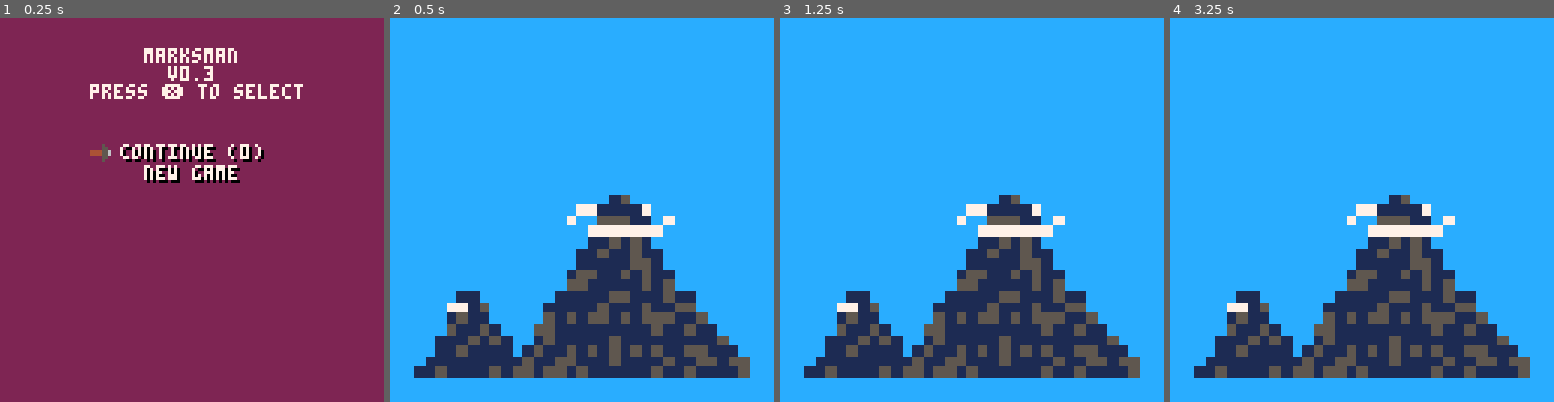
Above: before the commit, frames 1-4 (left to right).
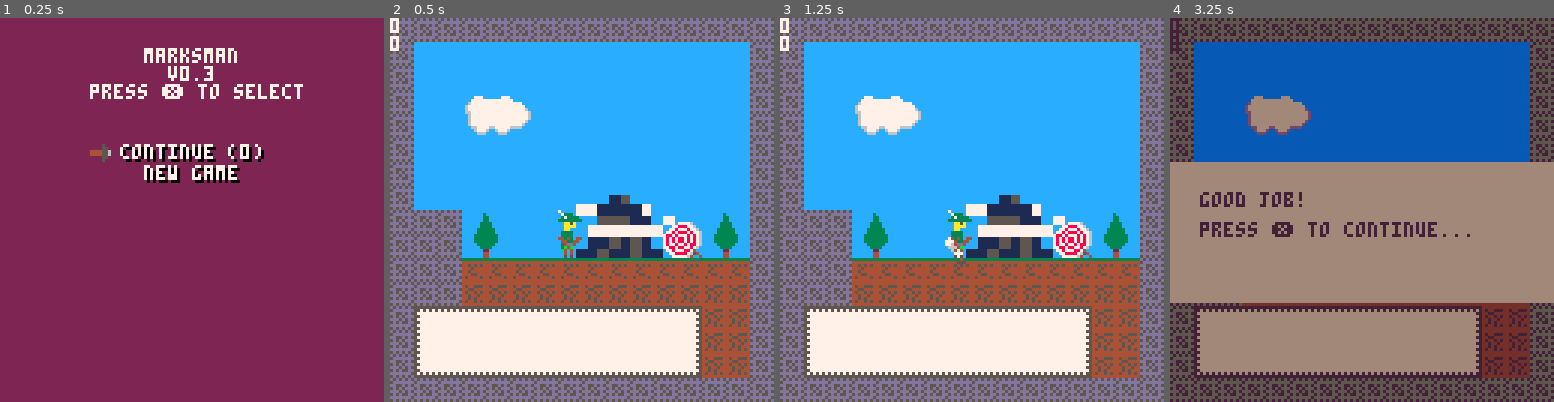
Above: after the commit, the same moments.

Repository: tupini07/games
Game: PICO-8 cartridge marksman-p/marksman.p8
Same seed, same stepped clock (60 frames per second), same inputs: the game is played once before the commit and once after it.
Inputs:
- Up to frame 1 (0.25 s): no input
- Up to frame 2 (0.5 s): tap X (X key) at 0.33 s
- Up to frame 3 (1.25 s): tap O (Z key) at 0.7 s; tap X (X key) at 1.07 s
- Up to frame 4 (3.25 s): hold Right 1.6-2.1 s; tap O (Z key) every 0.4 s from 1.7 to 2.9 s; tap X (X key) at 1.85, 2.97 s; hold Up 2.15-2.42 s; hold Right 2.47-3.03 s; hold Left from 3.08 s (still down)

Frame 1 is identical in both runs. In frame 2, 55% of the frame differs, in the area x 0-100%, y 0-100%; in frame 3, 55%; in frame 4, 100%.

Commit message:
some lvls

Diff:
--- a/marksman-p/marksman.p8
+++ b/marksman-p/marksman.p8
@@ -87,6 +87,7 @@
 PLAYER_ORIGINAL_POS_IN_LVL = {x = 0, y = 0}
 
 local function level_reset()
+    ARROWS = {}
     PLAYER.x = PLAYER_ORIGINAL_POS_IN_LVL.x
     PLAYER.y = PLAYER_ORIGINAL_POS_IN_LVL.y
     player.reset_for_new_level()
@@ -96,7 +97,7 @@
     spring.init()
     spikes.init()
     map.replace_entities(SAVE_DATA.current_level)
-    camera_utils.focus_section(SAVE_DATA.current_level) -- need to move this to a level manager
+    camera_utils.focus_section(SAVE_DATA.current_level)
     player.reset_for_new_level()
 end
 
@@ -221,8 +222,12 @@
     spring.draw()
     spikes.draw()
     particles.draw()
+    if level_done and show_lost_banner then level_lost_draw() end
     if level_done and show_win_banner then level_win_draw() end
-    if level_done and show_lost_banner then level_lost_draw() end
+
+    local p = map.get_game_space_coords_for_current_lvl()
+    print(p.x, p.x, p.y)
+    print(p.y)
 end
 
 return {init = init, update = update, draw = draw}
@@ -239,13 +244,16 @@
     -- first we get 0 indexed coordinates for the "block" which
     -- is the level
 
-    -- 16 levels per row in map editor
-    local map_row = flr(level_num / 16)
-
-    --  8 levels per column in map editor
-    local map_column = (level_num % 16) - 1
-
-    return {x = map_column * 16, y = map_row * 16}
+    -- 8 levels per row in map editor
+    local map_row = flr(level_num / 8)
+
+    --  4 levels per column in map editor
+    local map_column = (level_num % 4) - 1
+
+    local mx = max(0, (map_column * 16) - 1)
+    local my = max(0, (map_row * 16) - 1)
+
+    return {x = mx, y = my}
 end
 
 --- @return Vector
@@ -789,6 +797,8 @@
     end,
     reset_for_new_level = function()
         PLAYER.dir = 1
+        PLAYER.dx = 0
+        PLAYER.dy = 0
         PLAYER.is_dead = false
         BOW.x = PLAYER.x
         BOW.y = PLAYER.y + 4
@@ -1225,13 +1235,16 @@
     -- first we get 0 indexed coordinates for the "block" which
     -- is the level
 
-    -- 16 levels per row in map editor
-    local map_row = flr(level_num / 16)
-
-    --  8 levels per column in map editor
-    local map_column = (level_num % 16) - 1
-
-    return {x = map_column * 16, y = map_row * 16}
+    -- 8 levels per row in map editor
+    local map_row = flr(level_num / 8)
+
+    --  4 levels per column in map editor
+    local map_column = (level_num % 4) - 1
+
+    local mx = max(0, (map_column * 16) - 1)
+    local my = max(0, (map_row * 16) - 1)
+
+    return {x = mx, y = my}
 end
 
 --- @return Vector
@@ -1329,6 +1342,13 @@
             print("them you will")
             print("spontaneously")
             print("combust")
+        end
+
+        if SAVE_DATA.current_level == 8 then
+            cursor(lvl_pos.x + 12, 14)
+            color(5)
+            print("lets test your")
+            print("reflexes")
         end
     end
 }
@@ -1766,36 +1786,164 @@
 0000000000000000000000000000000000000000000000000000000000000000000000000000000000000000000000000000000000000000000000000000000000000000000000000000000000000000000000000000000000000000000000000000000000000000000000000000000000000000000000000000000000000000
 __map__
 1111111111111111111111111111111111111111111111111111111111111111111111111111111111111111111111111111111111111111111111111111111111111111111111111111111111111111111111111111111111111111111111111111111111111111111111111111111111111111111111111111111111111111
-1100000000000000000000000000001111343535353535353535360000000011110000000000000000000000000000111134353535353535353536000000001111000000343535353535353535353611110000000000000000000000000000111100000000000000000000000000001111000000000000000000000000000011
-1100000000000000000000000000001111444545454545454545460000000011110000000000000000000000000000111144454545454545454546000000001111000000444545454545454545454611110000000000000000000000000000111100000000000000000000000000001111000000000000000000000000000011
-1100005d5e5f0000000000000000001111545555555555555555565a5b5c0011115e5f000000000000000000003900111154555555555555555556000000001111000000444545454545454545454611110000000000000000000000000000111100000000000000000000000000001111000000000000000000000000000011
-1100006d6e6f0000000000000000001111000000000000000000006a6b6c0011116e6f000000000000000000000000111100006a6b6c00000000000000000011113a0000444545454545454545454611110000000000000000000000000000111100000000000000000000000000001111000000000000000000000000000011
-1100000000000000000000000000001111005d5e5f00000000000000000000111100000000000000111111111111111111000000000000000000005d5e5f001111000000545555555555555555555611110000000000000000000000000000111100000000000000000000000000001111000000000000000000000000000011
-1100000000000000000000000000001111006d6e6f00000000000000000000111100000000000000110000000000001111000000000000000000006d6e6f001111111100000000000000000000000011110000000000000000000000000000111100000000000000000000000000001111000000000000000000000000000011
-1100000000000000000000000000001111000000000000000000000000000011110000000000000011000000005a5b111100000000000000000000000000001111110000000000000000000000000011110000000000000000000000000000111100000000000000000000000000001111000000000000000000000000000011
-1111115758000003000000390057581111000000000000000000000000390011110000000000002511000000006a6b111128000000000000000000000000001111000000000000000000000000000011110000000000000000000000000000111100000000000000000000000000001111000000000000000000000000000011
-1111116768000000000000000067681111000000000000000000000000000011110000000011111111000000000000111100000000000000000000000000001111000000000000000000000000000011110000000000000000000000000000111100000000000000000000000000001111000000000000000000000000000011
-1111110101010101010101010101011111000000000000000000000000111111110000000011343535353535353536111100000000000000000000000000001111000000000000000000000000000011110000000000000000000000000000111100000000000000000000000000001111000000000000000000000000000011
-11111102020202020202020202020211110000000000000000000000000000111100000000114445454545454545461111000000000000000011111100002c1111000000000000000000000000000011110000000000000000000000000000111100000000000000000000000000001111000000000000000000000000000011
-1134353535353535353535353602021111000000000000000000000000000011110300000011444545454545454546111157585758000000390011000000001111000000000000000000000000000011110000000000000000000000000000111100000000000000000000000000001111000000000000000000000000000011
-1144454545454545454545454602021111000003000000000000000000000011110000002511545555555555555556111167686768000000000011030000001111000300000000000000000100000011110000000000000000000000000000111100000000000000000000000000001111000000000000000000000000000011
-1154555555555555555555555602021111000000000000000000000000000011110101010101010101010101010101111101010101010101010111000000001111000000002500474747470247474711110000000000000000000000000000111100000000000000000000000000001111000000000000000000000000000011
+11000000000000000000000000000011113435353535353535353600000000111100000000000000000000000000001111343535353535353535360000000011110000003435353535353535353536111100000000000000000000000000001111002b0000000000002b00000000001111343535353535353600000000000011
+110000000000000000000000000000111144454545454545454546000000001111000000000000000000000000000011114445454545454545454600000000111100000044454545454545454545461111000000000000000000005d5e5f001111005d5e5f000000000000000000001111444545454545454600000000000011
+1100005d5e5f0000000000000000001111545555555555555555565a5b5c0011115e5f00000000000000000000390011115455555555555555555600000000111100000044454545454545454545461111000000000000000000006d6e6f001111286d6e6f000000000000000000001111545555555555555600000000000011
+1100006d6e6f0000000000000000001111000000000000000000006a6b6c0011116e6f000000000000000000000000111100006a6b6c00000000000000000011113a00004445454545454545454546111100005a5b5c000000000000000000111100000000000000000000000000001111000000000000000000000000000011
+1100000000000000000000000000001111005d5e5f00000000000000000000111100000000000000111111111111111111000000000000000000005d5e5f0011110000005455555555555555555556111100006a6b6c0000000000000000001111000000250000005a5b5c000000001111000000000000000000000000000011
+1100000000000000000000000000001111006d6e6f00000000000000000000111100000000000000110000000000001111000000000000000000006d6e6f0011111111000000000000000000000000111100000000000000000000000000001111111111111111006a6b6c000039001111000000000000000000000000000011
+1100000000000000000000000000001111000000000000000000000000000011110000000000000011000000005a5b111100000000000000000000000000001111110000000000000000000000000011110000000000111111000000000000111100000000000000000000000000001111000000000000000011111111111111
+1111115758000003000000390057581111000000000000000000000000390011110000000000002511000000006a6b1111280000000000000000000000000011110000000000000000000000000000111100000000001100000000000039001111000000000000000000002c1111111111000000000000000011373737373711
+1111116768000000000000000067681111000000000000000000000000000011110000000011111111000000000000111100000000000000000000000000001111000000000000000000000000000011110000000000110011000000000000111100000000000000000000000000001111000000000000000011003a00000011
+1111110101010101010101010101011111000000000000000000000000111111110000000011343535353535353536111100000000000000000000000000001111000000000000000000000000000011110000000000110011000000111111111100000000000000000000000000001111000000000000000011000000000011
+11111102020202020202020202020211110000000000000000000000000000111100000000114445454545454545461111000000000000000011111100002c1111000000000000000000000000000011110000000000110011000000001111111100000000000000000000000000001111000000000000000011111111000011
+1134353535353535353535353602021111000000000000000000000000000011110300000011444545454545454546111157585758000000390011000000001111000000000000000000000000000011110000000000110011000000000000111100000000000300000000005758001111000300000000000000000000000011
+1144454545454545454545454602021111000003000000000000000000000011110000002511545555555555555556111167686768000000000011030000001111000300000000000000000100000011110300000000000011000000000000111100640000000000000000006768001111000000000000000064646400002511
+1154555555555555555555555602021111000000000000000000000000000011110101010101010101010101010101111101010101010101010111000000001111000000002500474747470247474711110000474700002511000000000000111101010101010101010101010101011111010101010101010101010101010111
 1111111111111111111111111111111111111111111111111111111111111111111111111111111111111111111111111111111111111111111111111111111111111111111111111111111111111111111111111111111111111111111111111111111111111111111111111111111111111111111111111111111111111111
 1111111111111111111111111111111111111111111111111111111111111111111111111111111111111111111111111111111111111111111111111111111111111111111111111111111111111111111111111111111111111111111111111111111111111111111111111111111111111111111111111111111111111111
 1100000000000000000000000000001111000000000000000000000000000011110000000000000000000000000000111100000000000000000000000000001111000000000000000000000000000011110000000000000000000000000000111100000000000000000000000000001111000000000000000000000000000011
-1100000000000000000000000000001111000000000000000000000000000011110000000000000000000000000000111100000000000000000000000000001111000000000000000000000000000011110000000000000000000000000000111100000000000000000000000000001111000000000000000000000000000011
-1100000000000000000000000000001111000000000000000000000000000011110000000000000000000000000000111100000000000000000000000000001111000000000000000000000000000011110000000000000000000000000000111100000000000000000000000000001111000000000000000000000000000011
-1100000000000000000000000000001111000000000000000000000000000011110000000000000000000000000000111100000000000000000000000000001111000000000000000000000000000011110000000000000000000000000000111100000000000000000000000000001111000000000000000000000000000011
-1100000000000000000000000000001111000000000000000000000000000011110000000000000000000000000000111100000000000000000000000000001111000000000000000000000000000011110000000000000000000000000000111100000000000000000000000000001111000000000000000000000000000011
-1100000000000000000000000000001111000000000000000000000000000011110000000000000000000000000000111100000000000000000000000000001111000000000000000000000000000011110000000000000000000000000000111100000000000000000000000000001111000000000000000000000000000011
-1100000000000000000000000000001111000000000000000000000000000011110000000000000000000000000000111100000000000000000000000000001111000000000000000000000000000011110000000000000000000000000000111100000000000000000000000000001111000000000000000000000000000011
-1100000000000000000000000000001111000000000000000000000000000011110000000000000000000000000000111100000000000000000000000000001111000000000000000000000000000011110000000000000000000000000000111100000000000000000000000000001111000000000000000000000000000011
-1100000000000000000000000000001111000000000000000000000000000011110000000000000000000000000000111100000000000000000000000000001111000000000000000000000000000011110000000000000000000000000000111100000000000000000000000000001111000000000000000000000000000011
-1100000000000000000000000000001111000000000000000000000000000011110000000000000000000000000000111100000000000000000000000000001111000000000000000000000000000011110000000000000000000000000000111100000000000000000000000000001111000000000000000000000000000011
-1100000000000000000000000000001111000000000000000000000000000011110000000000000000000000000000111100000000000000000000000000001111000000000000000000000000000011110000000000000000000000000000111100000000000000000000000000001111000000000000000000000000000011
-1100000000000000000000000000001111000000000000000000000000000011110000000000000000000000000000111100000000000000000000000000001111000000000000000000000000000011110000000000000000000000000000111100000000000000000000000000001111000000000000000000000000000011
-1100000000000000000000000000001111000000000000000000000000000011110000000000000000000000000000111100000000000000000000000000001111000000000000000000000000000011110000000000000000000000000000111100000000000000000000000000001111000000000000000000000000000011
-1100000000000000000000000000001111000000000000000000000000000011110000000000000000000000000000111100000000000000000000000000001111000000000000000000000000000011110000000000000000000000000000111100000000000000000000000000001111000000000000000000000000000011
+1101010000000000000000000000001111000000000000000000000000000011110000000000000000000000000000111100000000000000000000000000001111000000000000000000000000000011110000000000000000000000000000111100000000000000000000000000001111000000000000000000000000000011
+1100010000000000000000000000001111000000000000000000000000000011110000000000000000000000000000111100000000000000000000000000001111000000000000000000000000000011110000000000000000000000000000111100000000000000000000000000001111000000000000000000000000000011
+1100000001000000000000000000001111000000000000000000000000000011110000000000000000000000000000111100000000000000000000000000001111000000000000000000000000000011110000000000000000000000000000111100000000000000000000000000001111000000000000000000000000000011
+1100000101010000000000000000001111000000000000000000000000000011110000000000000000000000000000111100000000000000000000000000001111000000000000000000000000000011110000000000000000000000000000111100000000000000000000000000001111000000000000000000000000000011
+1100000000010100000000000000001111000000000000000000000000000011110000000000000000000000000000111100000000000000000000000000001111000000000000000000000000000011110000000000000000000000000000111100000000000000000000000000001111000000000000000000000000000011
+1100000000000101000000000000001111000000000000000000000000000011110000000000000000000000000000111100000000000000000000000000001111000000000000000000000000000011110000000000000000000000000000111100000000000000000000000000001111000000000000000000000000000011
+1100000000000001010000000000001111000000000000000000000000000011110000000000000000000000000000111100000000000000000000000000001111000000000000000000000000000011110000000000000000000000000000111100000000000000000000000000001111000000000000000000000000000011
+1100000000000000010000000000001111000000000000000000000000000011110000000000000000000000000000111100000000000000000000000000001111000000000000000000000000000011110000000000000000000000000000111100000000000000000000000000001111000000000000000000000000000011
+1100000000000000000100000000001111000000000000000000000000000011110000000000000000000000000000111100000000000000000000000000001111000000000000000000000000000011110000000000000000000000000000111100000000000000000000000000001111000000000000000000000000000011
+1100000000000000000101000000001111000000000000000000000000000011110000000000000000000000000000111100000000000000000000000000001111000000000000000000000000000011110000000000000000000000000000111100000000000000000000000000001111000000000000000000000000000011
+1100000000000000000001010100001111000000000000000000000000000011110000000000000000000000000000111100000000000000000000000000001111000000000000000000000000000011110000000000000000000000000000111100000000000000000000000000001111000000000000000000000000000011
+1100000000000000000000000100001111000000000000000000000000000011110000000000000000000000000000111100000000000000000000000000001111000000000000000000000000000011110000000000000000000000000000111100000000000000000000000000001111000000000000000000000000000011
+1100000000000000000000000100011111000000000000000000000000000011110000000000000000000000000000111100000000000000000000000000001111000000000000000000000000000011110000000000000000000000000000111100000000000000000000000000001111000000000000000000000000000011
 1111111111111111111111111111111111111111111111111111111111111111111111111111111111111111111111111111111111111111111111111111111111111111111111111111111111111111111111111111111111111111111111111111111111111111111111111111111111111111111111111111111111111111
 
 
+…(128 lines of a section not shown)…
--- a/marksman-p/src/entities/player.lua
+++ b/marksman-p/src/entities/player.lua
@@ -204,6 +204,8 @@
     end,
     reset_for_new_level = function()
         PLAYER.dir = 1
+        PLAYER.dx = 0
+        PLAYER.dy = 0
         PLAYER.is_dead = false
         BOW.x = PLAYER.x
         BOW.y = PLAYER.y + 4
--- a/marksman-p/src/managers/level_text.lua
+++ b/marksman-p/src/managers/level_text.lua
@@ -32,5 +32,12 @@
             print("spontaneously")
             print("combust")
         end
+
+        if SAVE_DATA.current_level == 8 then
+            cursor(lvl_pos.x + 12, 14)
+            color(5)
+            print("lets test your")
+            print("reflexes")
+        end
     end
 }
--- a/marksman-p/src/states/game_state.lua
+++ b/marksman-p/src/states/game_state.lua
@@ -21,6 +21,7 @@
 PLAYER_ORIGINAL_POS_IN_LVL = {x = 0, y = 0}
 
 local function level_reset()
+    ARROWS = {}
     PLAYER.x = PLAYER_ORIGINAL_POS_IN_LVL.x
     PLAYER.y = PLAYER_ORIGINAL_POS_IN_LVL.y
     player.reset_for_new_level()
@@ -30,7 +31,7 @@
     spring.init()
     spikes.init()
     map.replace_entities(SAVE_DATA.current_level)
-    camera_utils.focus_section(SAVE_DATA.current_level) -- need to move this to a level manager
+    camera_utils.focus_section(SAVE_DATA.current_level)
     player.reset_for_new_level()
 end
 
@@ -155,8 +156,12 @@
     spring.draw()
     spikes.draw()
     particles.draw()
+    if level_done and show_lost_banner then level_lost_draw() end
     if level_done and show_win_banner then level_win_draw() end
-    if level_done and show_lost_banner then level_lost_draw() end
+
+    local p = map.get_game_space_coords_for_current_lvl()
+    print(p.x, p.x, p.y)
+    print(p.y)
 end
 
 return {init = init, update = update, draw = draw}
Not shown, changed: the music (__music__) section of marksman-p/marksman.p8
Not shown, changed: the sound effects (__sfx__) section of marksman-p/marksman.p8
